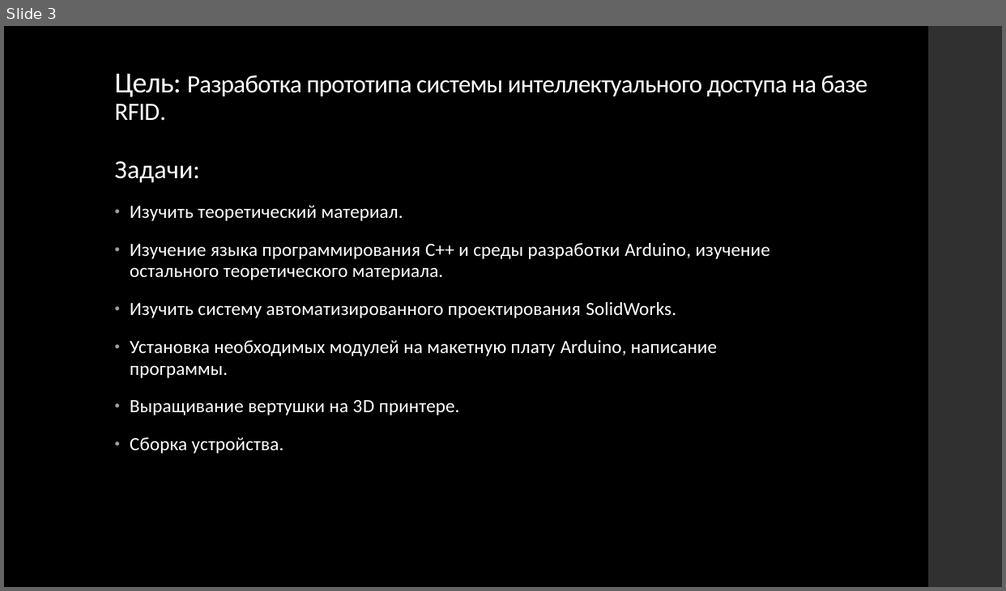
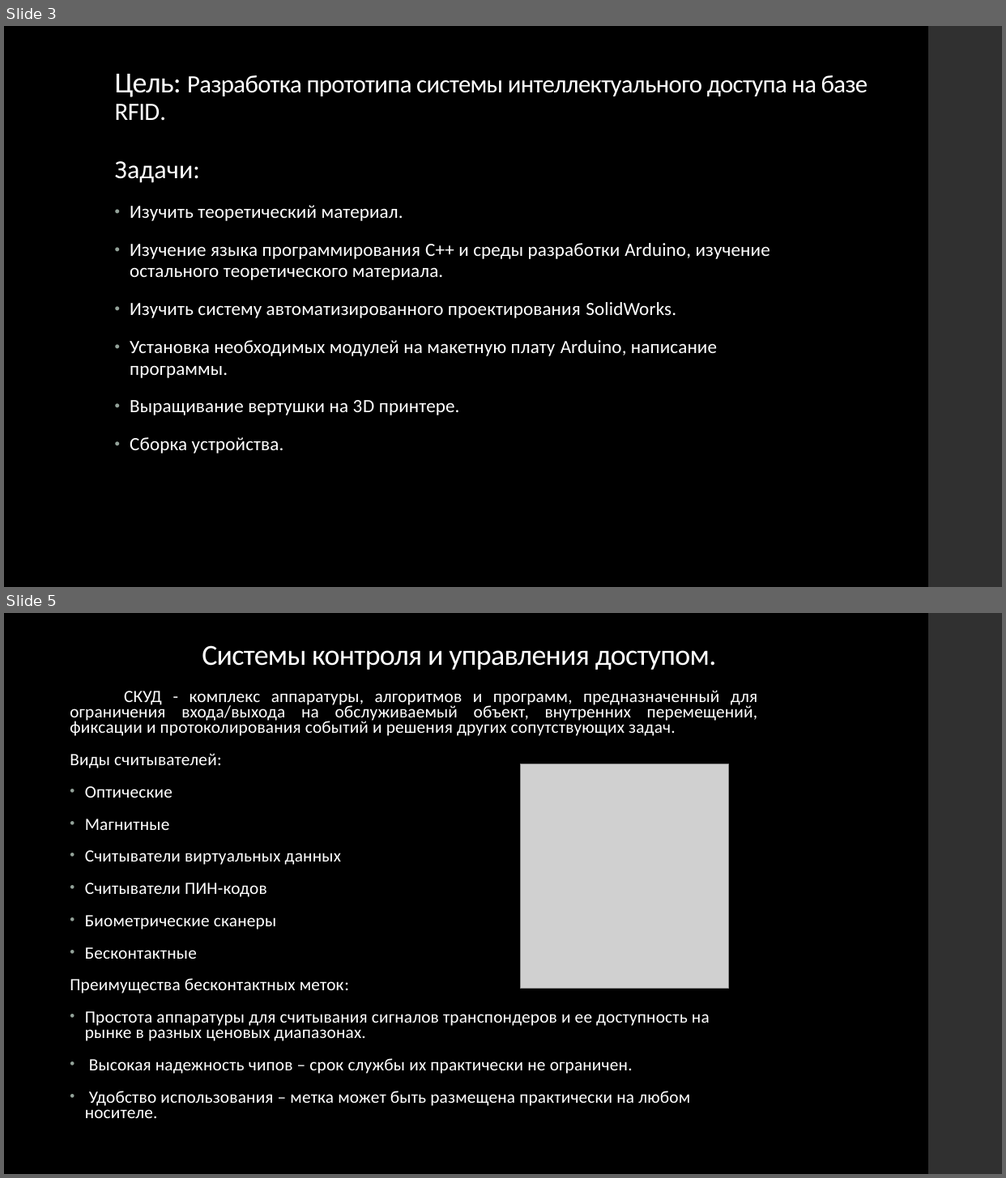
Before and after one commit to kmspofizre/school_project, a slide deck: Презентация ИСД.pptx. Shown one above the other, each under a label of ours: slide 3 before the commit, slides 3 and 5 after it; the slides between them are not shown. The pictures are 1006x591 and 1006x1178 pixels, drawn with LibreOffice and Linux fonts; fonts in the diff are those of the drawing; grey boxes stand for pictures. Boxes give left, top, right and bottom in pixels: in the first picture for what was removed or moved away, otherwise in the second. Text is boxed around its words. In the diff, an @@ line names an element or a change of style, - is before the commit and + after.

```diff
--- a/Презентация ИСД.pptx
+++ b/Презентация ИСД.pptx
@@ slide 5 added at (x1=4, y1=613, x2=1002, y2=1174), background #000000; not listed: 1 template element that a slide beside it also shows @@
@@ title added at (x1=202, y1=645, x2=717, y2=670), 28 pt, text #FFFFFF @@
+Системы контроля и управления доступом.
@@ text added at (x1=70, y1=690, x2=757, y2=1118), 16.6 pt, text #FFFFFF @@
+СКУД - комплекс аппаратуры, алгоритмов и программ, предназначенный для ограничения входа/выхода на обслуживаемый объект, внутренних перемещений, фиксации и протоколирования событий и решения других сопутствующих задач.
+Виды считывателей:
+• Оптические
+• Магнитные
+• Считыватели виртуальных данных
+• Считыватели ПИН-кодов
+• Биометрические сканеры
+• Бесконтактные
+Преимущества бесконтактных меток:
+• Простота аппаратуры для считывания сигналов транспондеров и ее доступность на рынке в разных ценовых диапазонах.
+• Высокая надежность чипов – срок службы их практически не ограничен.
+• Удобство использования – метка может быть размещена практически на любом носителе.
@@ picture added at (x1=521, y1=764, x2=729, y2=988) @@
```
Also in this commit, not shown: 1 slide changed, 5 other slides added, 1 slide removed, 1 other file.
